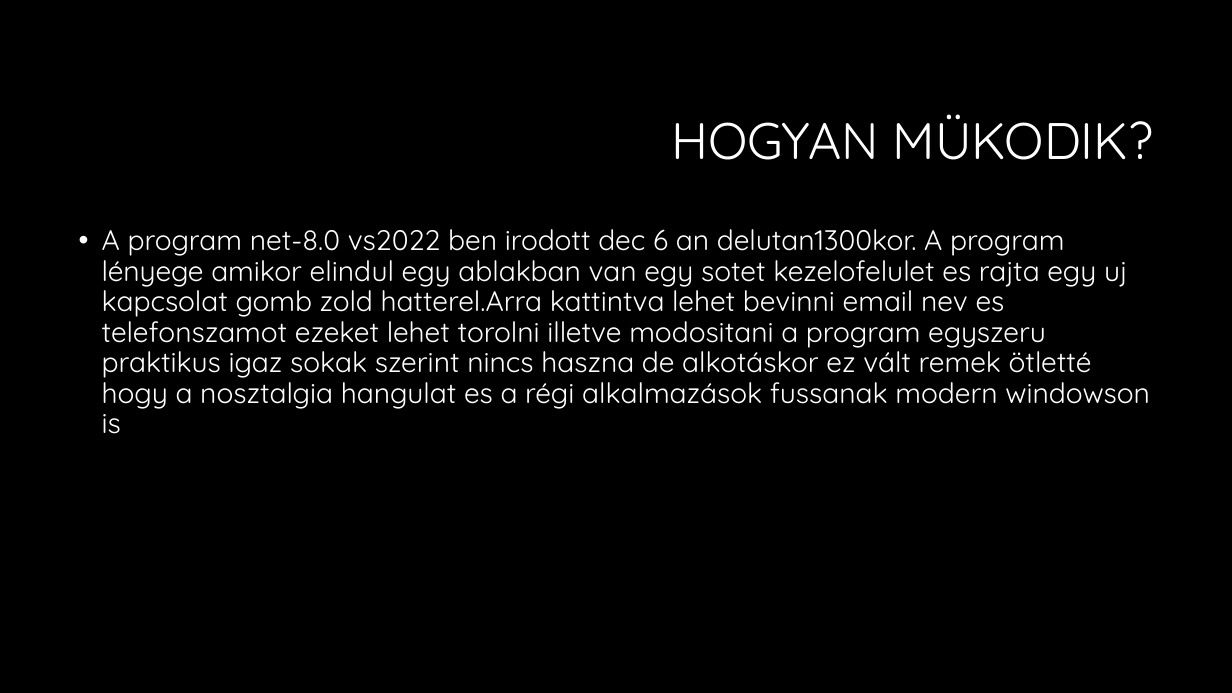
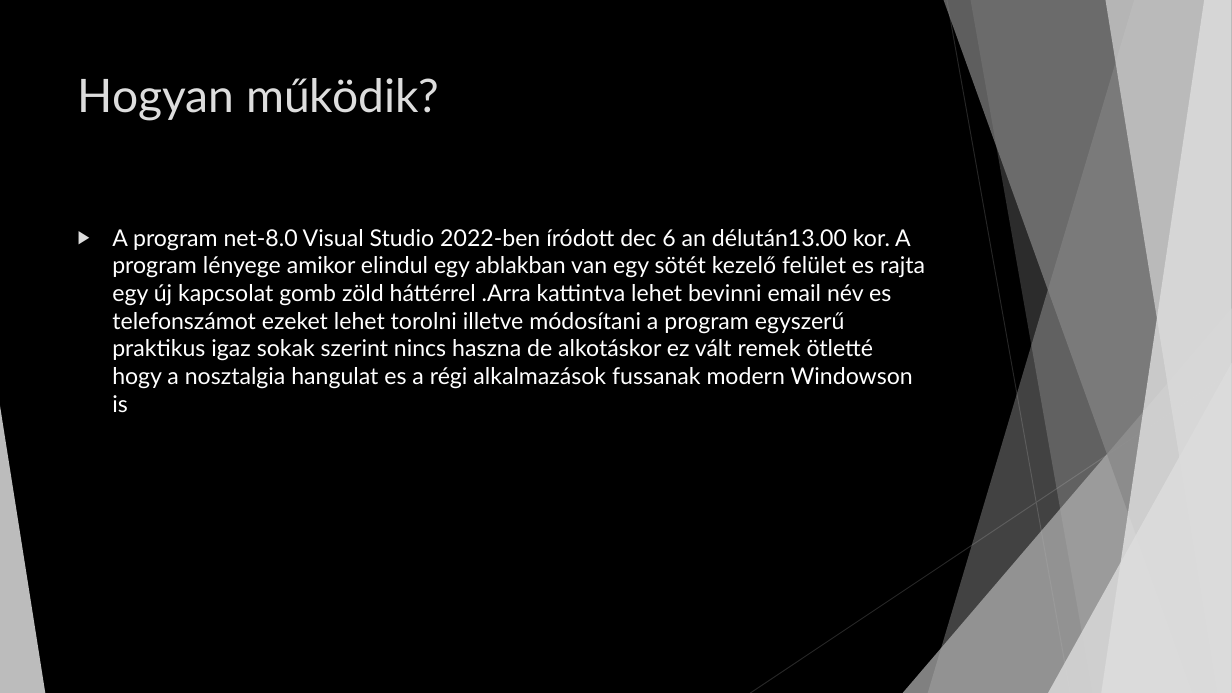
Before and after one commit to figurapeter-10327-hue/rudolfosujitottrepo, a slide deck: slide 4 of Kapcsolati ALkalmazás.pptx. Drawn at 1232x693 pixels with LibreOffice and Linux fonts; fonts in the diff are those of the drawing; background and template pictures are left out. Boxes give left, top, right and bottom in pixels: in the first picture for what was removed or moved away, otherwise in the second. Text is boxed around its words. In the diff, an @@ line names an element or a change of style, - is before the commit and + after.

```diff
--- a/Kapcsolati ALkalmazás.pptx
+++ b/Kapcsolati ALkalmazás.pptx
@@ title "Hogyan működik?" at (78, 78, 439, 121): vertical alignment middle to top @@
@@ title at (78, 78, 439, 121): text changed; size 40 to 36 pt; font Quicksand to Lato; text colour #FFFFFF to #DDDDDD @@
-HOGYAN MÜKODIK?
+Hogyan működik?
@@ text at (112, 229, 925, 413): text changed; size 22 to 18 pt; font Quicksand to Lato @@
-• A program net-8.0 vs2022 ben irodott dec 6 an delutan1300kor. A program lényege amikor elindul egy ablakban van egy sotet kezelofelulet es rajta egy uj kapcsolat gomb zold hatterel.Arra kattintva lehet bevinni email nev es telefonszamot ezeket lehet torolni illetve modositani a program egyszeru praktikus igaz sokak szerint nincs haszna de alkotáskor ez vált remek ötletté hogy a nosztalgia hangulat es a régi alkalmazások fussanak modern windowson is
+▶ A program net-8.0 Visual Studio 2022-ben íródott dec 6 an délután13.00 kor. A program lényege amikor elindul egy ablakban van egy sötét kezelő felület es rajta egy új kapcsolat gomb zöld háttérrel .Arra kattintva lehet bevinni email név es telefonszámot ezeket lehet torolni illetve módosítani a program egyszerű praktikus igaz sokak szerint nincs haszna de alkotáskor ez vált remek ötletté hogy a nosztalgia hangulat es a régi alkalmazások fussanak modern Windowson is
@@ group added at (0, 0, 1232, 693): 5 freeform shapes, 3 triangles, 2 lines @@
```
Also in this commit, not shown: 8 other slides changed.
